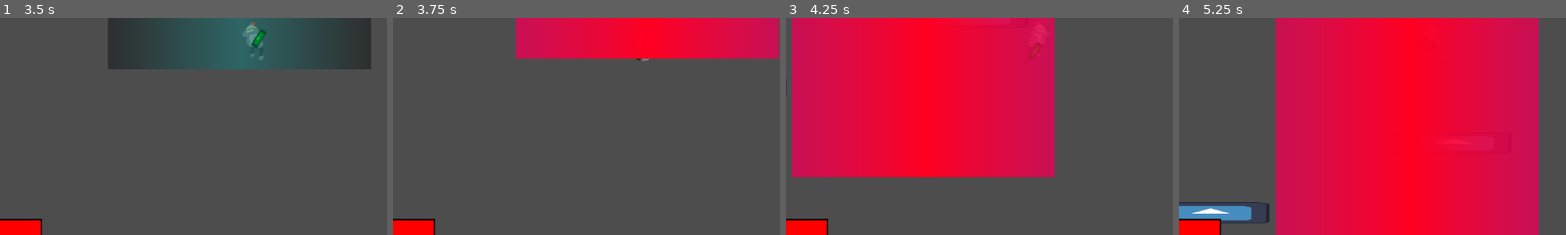
Above: before the commit, frames 1-4 (left to right).
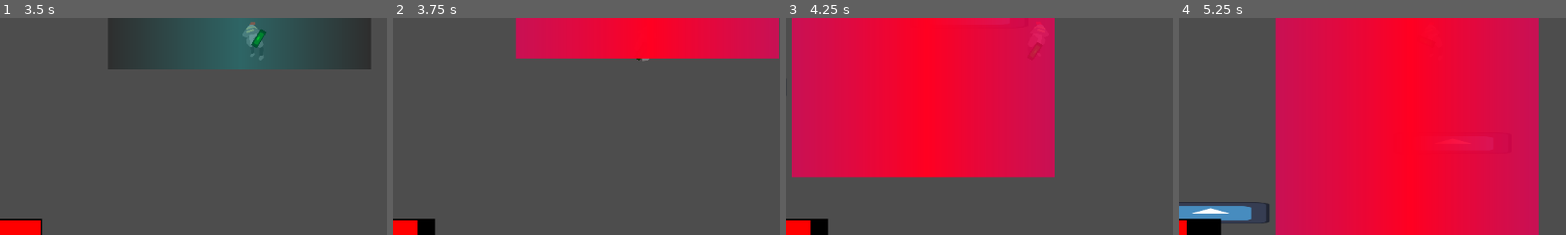
Above: after the commit, the same moments.

Repository: Cyberiada2025-2026/battle-of-pobliz
Game: Godot game, scene res://scenes/empty_scene.tscn
The game is run twice, just before and just after one commit, with the same random seed, the same clock (stepped at 60 frames per second) and the same inputs. The engine's default icon, where the game draws it, is replaced by a stand-in: a white triangle on a blue panel in a dark square.
Inputs (mouse positions are % of the whole screen's width and height, from its top left):
- Up to frame 1 (3.5 s): click (50, 45) at 0.5 s; move the mouse to (72, 45) at 1.27 s; hold D (move_right) 1.28-2.78 s; tap Shift (dash) at 1.35, 2.3, 2.85 s; tap W (jump) at 1.52, 2.27 s; right-click (72, 45) at 1.55 s; move the mouse to (30, 55) at 2.02 s; right-click (30, 55) at 2.1 s; move the mouse to (60, 28) at 2.77 s; hold A (move_left) from 2.78 s (still down); right-click (60, 28) at 3.05 s
- Up to frame 2 (3.75 s): move the mouse to (45, 70) at 3.52 s; release A (move_left) at 3.53 s; hold D (move_right) from 3.53 s (still down); right-click (45, 70) at 3.6 s
- Up to frame 3 (4.25 s): keep holding D (move_right); tap W (jump) at 3.77 s; tap Shift (dash) at 3.8 s
- Up to frame 4 (5.25 s): move the mouse to (80, 65) at 4.27 s; click (80, 65) at 4.35 s; tap W (jump) at 4.52 s; right-click (80, 65) at 4.55 s; move the mouse to (20, 35) at 5.02 s; release D (move_right) at 5.03 s; hold A (move_left) from 5.03 s (still down); tap Shift (dash) at 5.1 s
The pictures show only the part of the screen within x 17-67%, y 50-100%; the shares and areas given below are measured in that part.

Frame 1 is identical in both runs. In frame 2, 0.3% of the frame differs, in the area x 6-11%, y 92-100%; in frame 3, 0.3%; in frame 4, 0.6%, in the area x 2-11%, y 92-100%.

Commit message:
die!!!!!!!!!!!!!!!!!!!!!!!!!!!!!!!!!!!!!!!!!!!!!!!!!!!!!!!!!111

Diff:
--- a/characters/bodies/body_controller/body_controller.gd
+++ b/characters/bodies/body_controller/body_controller.gd
@@ -6,8 +6,10 @@
 ## put controllers here in order of evaluation
 @export var movement_components: Array[Node] = []
 @export var health: float = 10
+@export var lose_scene: PackedScene = load("res://scenes/death_screan/death_screen.tscn")
 
 func _ready() -> void:
+	zero_health.connect(_on_zero_health)
 	for movement_comp in movement_components:
 		movement_comp.body = self
 
@@ -19,3 +21,16 @@
 		movement_comp.apply(delta)
 
 	move_and_slide()
+
+func take_damage(damage: float) -> void:
+	health -= damage
+	if health <= 0:
+		zero_health.emit()
+
+
+
+func _on_zero_health() -> void:
+	if get_tree().get_first_node_in_group("possession_manager").current_body == self:
+		get_tree().change_scene_to_packed(lose_scene)
+	else:
+		queue_free()
--- /dev/null
+++ b/characters/bodies/hitbox/hitbox.gd
@@ -0,0 +1,6 @@
+extends Area2D
+
+@export var body: BodyController
+
+func collided(node: Node2D) -> void:
+	body.take_damage(node.damageComponent.get_damage())
--- /dev/null
+++ b/characters/bodies/hitbox/hitbox.tscn
@@ -0,0 +1,10 @@
+[gd_scene format=3 uid="uid://b3sftymc3yyei"]
+
+[ext_resource type="Script" uid="uid://d1d0mbsnmtr3b" path="res://characters/bodies/hitbox/hitbox.gd" id="1_sso2s"]
+
+[node name="Hitbox" type="Area2D" unique_id=1511766063]
+collision_mask = 512
+script = ExtResource("1_sso2s")
+
+[connection signal="area_entered" from="." to="." method="collided"]
+[connection signal="body_entered" from="." to="." method="collided"]
--- a/characters/bodies/prefabs/flying_body.tscn
+++ b/characters/bodies/prefabs/flying_body.tscn
@@ -3,10 +3,15 @@
 [ext_resource type="Script" uid="uid://bhjdolxvwyq8j" path="res://characters/bodies/body_controller/body_controller.gd" id="1_27qwu"]
 [ext_resource type="Texture2D" uid="uid://c3k005nrcyle2" path="res://icon.svg" id="2_782ak"]
 [ext_resource type="Script" uid="uid://d4dsitxe5jlu5" path="res://characters/bodies/movement_components/flight_movement_component.gd" id="3_l2bm4"]
+[ext_resource type="PackedScene" uid="uid://b3sftymc3yyei" path="res://characters/bodies/hitbox/hitbox.tscn" id="4_a2jxi"]
 
 [sub_resource type="CapsuleShape2D" id="CapsuleShape2D_laeud"]
 radius = 16.0
 height = 48.0
+
+[sub_resource type="CapsuleShape2D" id="CapsuleShape2D_5k08n"]
+radius = 12.0
+height = 40.0
 
 [node name="FlyingBody" type="CharacterBody2D" unique_id=1753823366 node_paths=PackedStringArray("movement_components")]
 collision_layer = 128
@@ -28,3 +33,10 @@
 acceleration = 20.0
 deceleration = 30.0
 metadata/_custom_type_script = "uid://d4dsitxe5jlu5"
+
+[node name="Hitbox" parent="." unique_id=1511766063 node_paths=PackedStringArray("body") instance=ExtResource("4_a2jxi")]
+body = NodePath("..")
+
+[node name="CollisionShape2D2" type="CollisionShape2D" parent="Hitbox" unique_id=1245074]
+position = Vector2(0, -23)
+shape = SubResource("CapsuleShape2D_5k08n")
--- a/characters/bodies/prefabs/jumping_body.tscn
+++ b/characters/bodies/prefabs/jumping_body.tscn
@@ -7,9 +7,10 @@
 [ext_resource type="Script" uid="uid://cai4lr5qdgs4l" path="res://characters/bodies/movement_components/grounded_movement_component.gd" id="4_7vlab"]
 [ext_resource type="Texture2D" uid="uid://cnfsuo4o5l2lb" path="res://characters/bodies/spritesheets/jumping_body/Walk-spritesheet.png" id="4_ac3ir"]
 [ext_resource type="Script" uid="uid://bv0a0uif4y5pk" path="res://characters/bodies/movement_components/jump_component.gd" id="5_qtlex"]
-[ext_resource type="Script" uid="uid://bild5byc75yh0" path="res://characters/bodies/movement_components/dash_component.gd" id="6_7vlab"]
-[ext_resource type="Script" uid="uid://b0a8px7pp8pvt" path="res://characters/bodies/body_controller/animation_controller.gd" id="9_ac3ir"]
-[ext_resource type="Script" uid="uid://bawu1u45d1di1" path="res://characters/bodies/body_controller/conditional_animation.gd" id="10_uebjb"]
+[ext_resource type="Script" path="res://characters/bodies/movement_components/dash_component.gd" id="6_7vlab"]
+[ext_resource type="Script" path="res://characters/bodies/body_controller/animation_controller.gd" id="9_ac3ir"]
+[ext_resource type="Script" path="res://characters/bodies/body_controller/conditional_animation.gd" id="10_uebjb"]
+[ext_resource type="PackedScene" uid="uid://b3sftymc3yyei" path="res://characters/bodies/hitbox/hitbox.tscn" id="11_rdsjl"]
 
 [sub_resource type="AtlasTexture" id="AtlasTexture_ijxkh"]
 atlas = ExtResource("2_ccsll")
@@ -349,6 +350,10 @@
 animation_name = "fall"
 metadata/_custom_type_script = "uid://bawu1u45d1di1"
 
+[sub_resource type="CapsuleShape2D" id="CapsuleShape2D_ay8ti"]
+radius = 12.0
+height = 40.0
+
 [node name="JumpingBody" type="CharacterBody2D" unique_id=1753823366 node_paths=PackedStringArray("movement_components")]
 collision_layer = 128
 script = ExtResource("1_hgofc")
@@ -389,3 +394,10 @@
 animated_sprite = NodePath("../AnimatedSprite2D")
 body = NodePath("..")
 animations = Array[ExtResource("10_uebjb")]([SubResource("Resource_rdsjl"), SubResource("Resource_ay8ti"), SubResource("Resource_4maix"), SubResource("Resource_1f6tn")])
+
+[node name="Hitbox" parent="." unique_id=1511766063 node_paths=PackedStringArray("body") instance=ExtResource("11_rdsjl")]
+body = NodePath("..")
+
+[node name="CollisionShape2D2" type="CollisionShape2D" parent="Hitbox" unique_id=1471769593]
+position = Vector2(0, -23)
+shape = SubResource("CapsuleShape2D_ay8ti")
--- /dev/null
+++ b/characters/boss/atacks/laser.gd
@@ -0,0 +1,4 @@
+extends Area2D
+
+
+@export var damageComponent: Node
--- a/characters/boss/atacks/sky_lasers/laser.tscn
+++ b/characters/boss/atacks/sky_lasers/laser.tscn
@@ -1,6 +1,7 @@
 [gd_scene format=3 uid="uid://di06efe461iqf"]
 
 [ext_resource type="Script" uid="uid://lvdktrosqc6q" path="res://shared/damage_component/damage_component.gd" id="1_tnqba"]
+[ext_resource type="Script" uid="uid://brd2yakhtv8si" path="res://characters/boss/atacks/laser.gd" id="1_wd6lo"]
 
 [sub_resource type="Gradient" id="Gradient_haaee"]
 offsets = PackedFloat32Array(0, 0.5060241, 0.9939759)
@@ -14,8 +15,11 @@
 [sub_resource type="RectangleShape2D" id="RectangleShape2D_18v03"]
 size = Vector2(111.8, 638)
 
-[node name="Laser" type="Area2D" unique_id=553561190]
+[node name="Laser" type="Area2D" unique_id=553561190 node_paths=PackedStringArray("damageComponent")]
 process_mode = 1
+collision_layer = 512
+script = ExtResource("1_wd6lo")
+damageComponent = NodePath("DamageComponent")
 
 [node name="Sprite2D" type="Sprite2D" parent="." unique_id=1733304933]
 texture = SubResource("GradientTexture2D_ufhy1")
--- a/characters/boss/atacks/targeting_laser/laser.tscn
+++ b/characters/boss/atacks/targeting_laser/laser.tscn
@@ -1,6 +1,7 @@
 [gd_scene format=3 uid="uid://bl6lul5j2w5vx"]
 
 [ext_resource type="Script" uid="uid://lvdktrosqc6q" path="res://shared/damage_component/damage_component.gd" id="1_iugvr"]
+[ext_resource type="Script" uid="uid://brd2yakhtv8si" path="res://characters/boss/atacks/laser.gd" id="1_wlrvi"]
 
 [sub_resource type="Gradient" id="Gradient_haaee"]
 offsets = PackedFloat32Array(0, 0.5120482, 0.9939759)
@@ -14,8 +15,11 @@
 [sub_resource type="RectangleShape2D" id="RectangleShape2D_18v03"]
 size = Vector2(111.8, 638)
 
-[node name="Laser" type="Area2D" unique_id=553561190]
+[node name="Laser" type="Area2D" unique_id=553561190 node_paths=PackedStringArray("damageComponent")]
 process_mode = 1
+collision_layer = 512
+script = ExtResource("1_wlrvi")
+damageComponent = NodePath("DamageComponent")
 
 [node name="Sprite2D" type="Sprite2D" parent="." unique_id=1733304933]
 texture = SubResource("GradientTexture2D_ufhy1")
Not shown, added: characters/bodies/hitbox/hitbox.gd.uid
Not shown, added: characters/boss/atacks/laser.gd.uid
